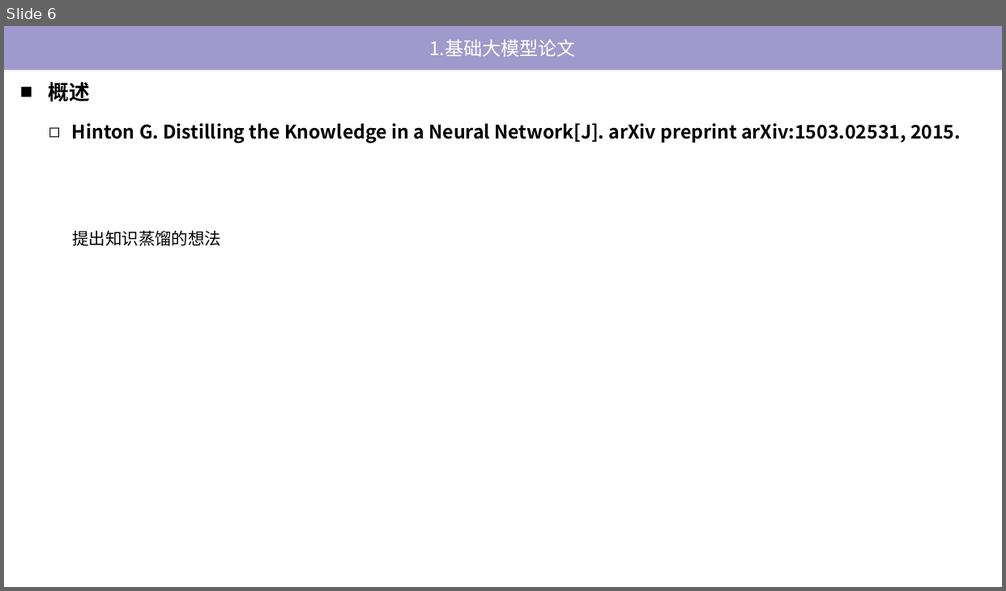
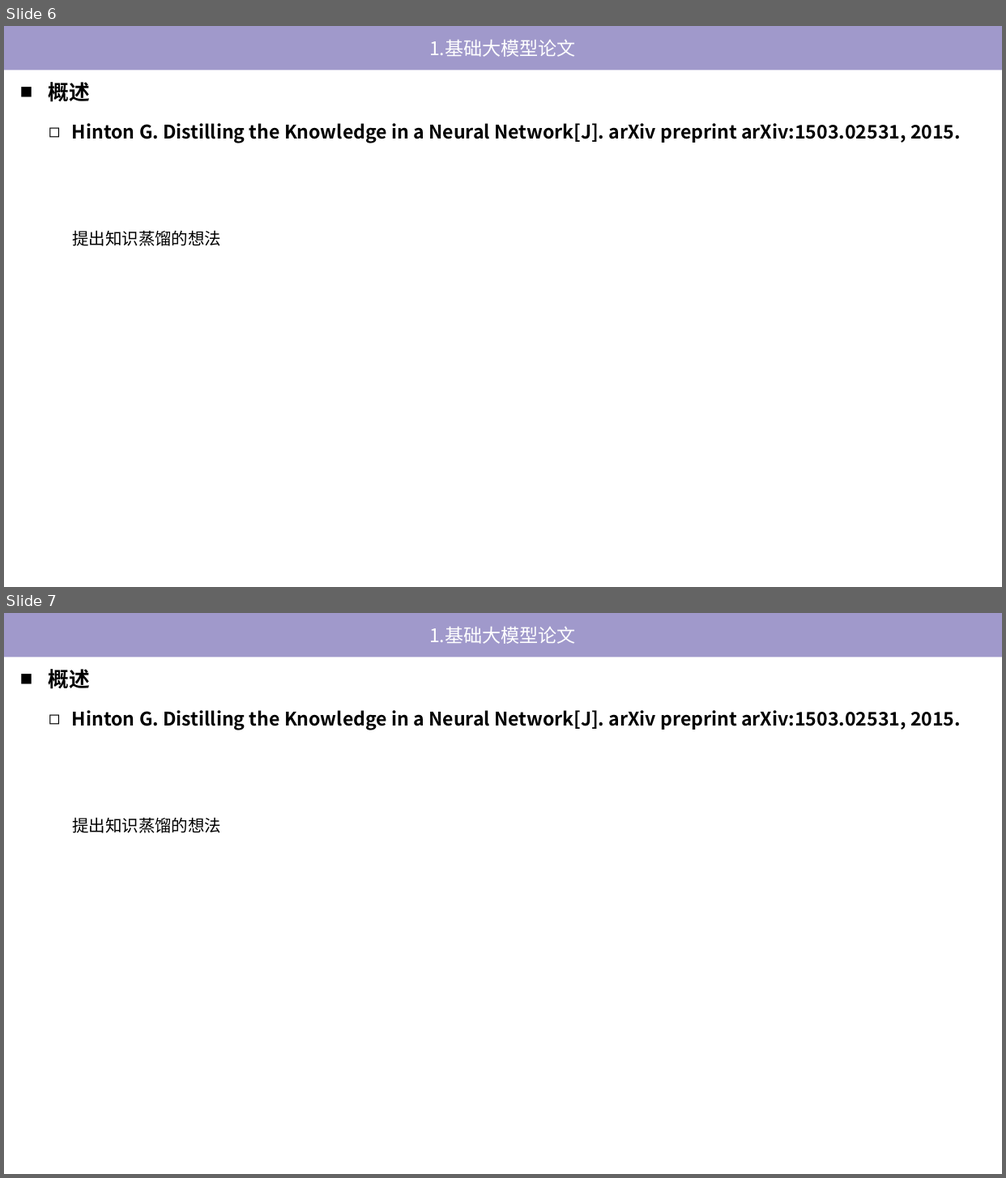
Before and after one commit to tj-messi/cv-computer-visual-tj, a slide deck: 0.组会记录/2024-11-21/report-2024-11-21.pptx. Shown one above the other, each under a label of ours: slide 6 before the commit, slides 6 and 7 after it. The pictures are 1006x591 and 1006x1178 pixels, drawn with LibreOffice and Linux fonts; fonts in the diff are those of the drawing. Boxes give left, top, right and bottom in pixels: in the first picture for what was removed or moved away, otherwise in the second. Text is boxed around its words. In the diff, an @@ line names an element or a change of style, - is before the commit and + after.

```diff
--- a/0.组会记录/2024-11-21/report-2024-11-21.pptx
+++ b/0.组会记录/2024-11-21/report-2024-11-21.pptx
@@ slide 7 added at bbox=[4, 613, 1002, 1174], background #FFFFFF @@
@@ rectangle added at bbox=[4, 613, 1002, 658], fill #A099CB, 18 pt, text #FFFFFF @@
+1.基础大模型论文
@@ text added at bbox=[48, 669, 89, 689], 20 pt, text #000000, bold @@
+■ 概述
@@ text added at bbox=[72, 710, 961, 730], 18 pt, text #000000, bold @@
+◻ Hinton G. Distilling the Knowledge in a Neural Network[J]. arXiv preprint arXiv:1503.02531, 2015.
@@ text added at bbox=[72, 817, 221, 833], 16 pt, text #000000 @@
+提出知识蒸馏的想法
```
Also in this commit, not shown: 1 slide removed, 3 other files.
